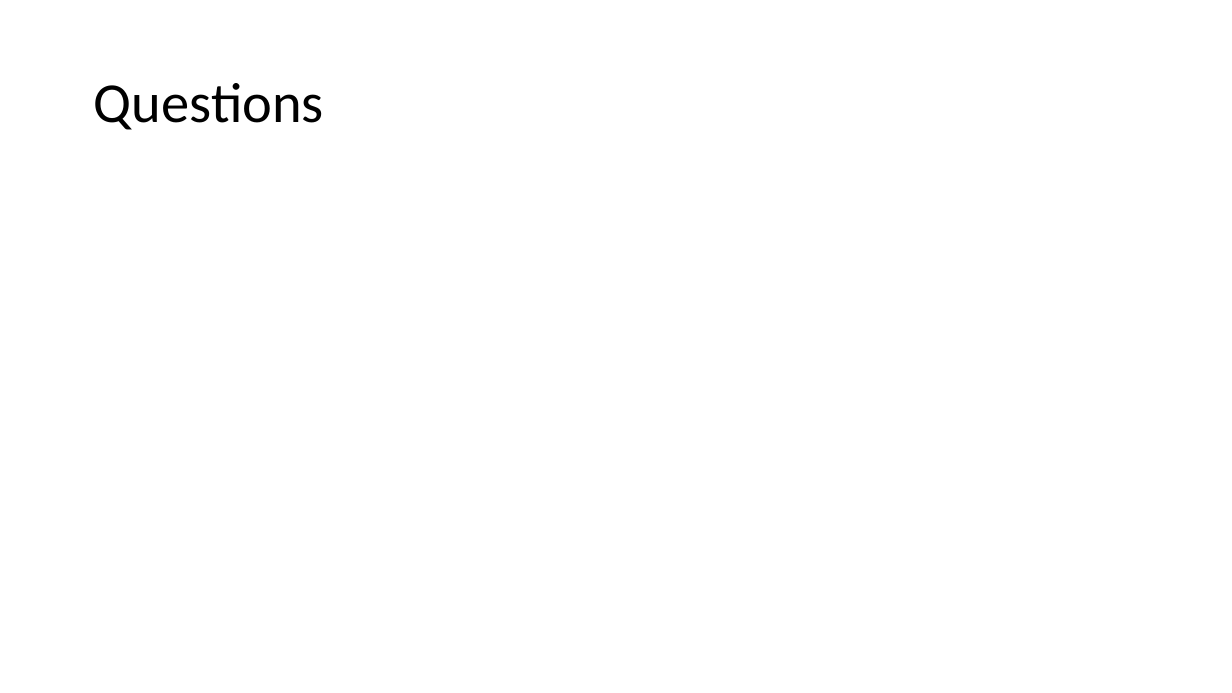
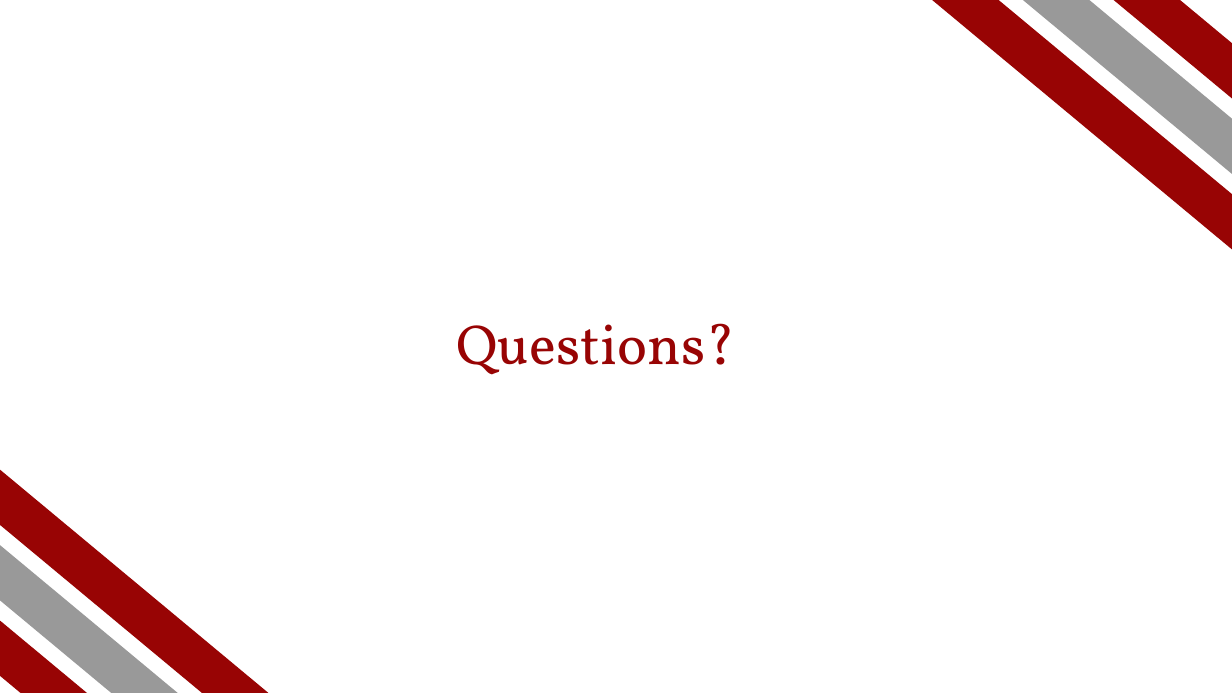
Before and after one commit to mehtaj8/Euneva, a slide deck: slide 7 of Doc/FinalPresentation/FinalPresentation.pptx. Drawn at 1232x693 pixels with LibreOffice and Linux fonts; fonts in the diff are those of the drawing. Boxes give left, top, right and bottom in pixels: in the first picture for what was removed or moved away, otherwise in the second. Text is boxed around its words. In the diff, an @@ line names an element or a change of style, - is before the commit and + after.

```diff
--- a/Doc/FinalPresentation/FinalPresentation.pptx
+++ b/Doc/FinalPresentation/FinalPresentation.pptx
@@ parallelogram added at (891,0,1232,399), fill #980404 @@
@@ parallelogram added at (919,0,1232,348), fill #999999 @@
@@ parallelogram added at (949,0,1232,297), fill #980404 @@
@@ parallelogram added at (0,321,344,693), fill #980404 @@
@@ title at (457,323,736,375): text changed; font Calibri to Vollkorn; text colour #000000 to #980404 @@
-Questions
+Questions?
@@ parallelogram added at (0,373,315,693), fill #999999 @@
@@ parallelogram added at (0,424,286,693), fill #980404 @@
```
Also in this commit, not shown: 5 other slides changed, 1 slide added, 1 slide removed.
